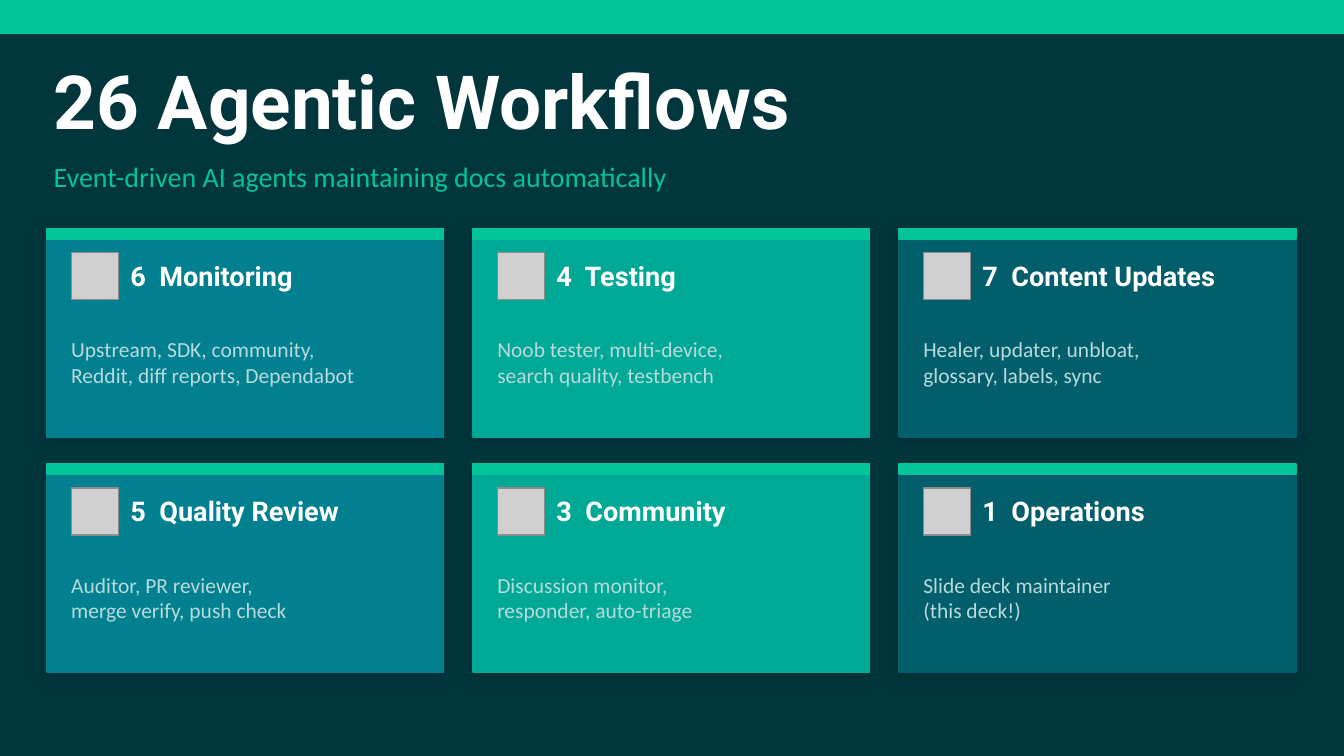
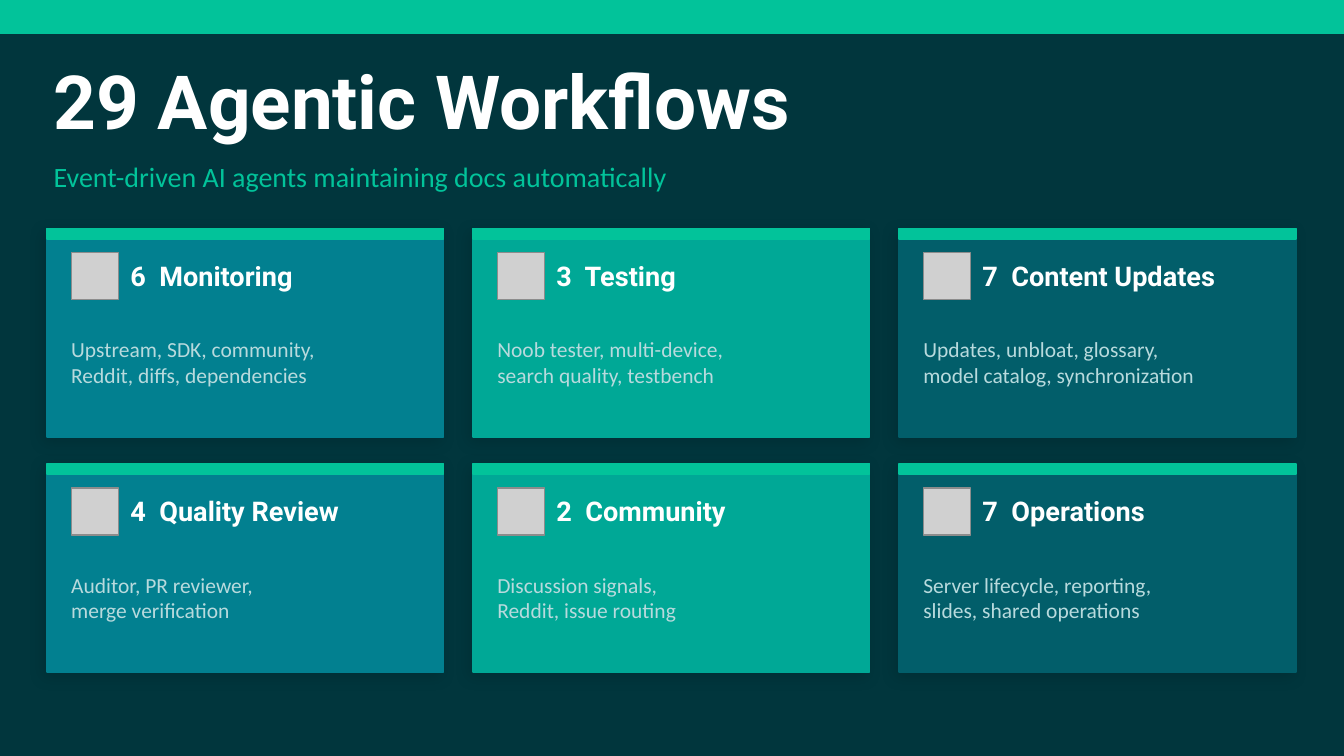
Before and after one commit to nicholasdbrady/foundry-docs, a slide deck: slide 5 of slides/foundry-docs-overview.pptx. Drawn at 1344x756 pixels with LibreOffice and Linux fonts; fonts in the diff are those of the drawing; grey boxes stand for pictures. Boxes give left, top, right and bottom in pixels: in the first picture for what was removed or moved away, otherwise in the second. Text is boxed around its words. In the diff, an @@ line names an element or a change of style, - is before the commit and + after.

```diff
--- a/slides/foundry-docs-overview.pptx
+++ b/slides/foundry-docs-overview.pptx
@@ text at box(54, 72, 789, 145): text changed @@
-26 Agentic Workflows
+29 Agentic Workflows
@@ text at box(556, 266, 676, 292): text changed @@
-4 Testing
+3 Testing
@@ text at box(923, 342, 1194, 387): text changed @@
-Healer, updater, unbloat,
-glossary, labels, sync
+Updates, unbloat, glossary,
+model catalog, synchronization
@@ text at box(71, 368, 307, 387): text changed @@
-Reddit, diff reports, Dependabot
+Reddit, diffs, dependencies
@@ text at box(130, 500, 339, 527): text changed @@
-5 Quality Review
+4 Quality Review
@@ text at box(556, 501, 725, 527): text changed @@
-3 Community
+2 Community
@@ text at box(982, 501, 1144, 527): text changed @@
-1 Operations
+7 Operations
@@ text at box(497, 578, 676, 622): text changed @@
-Discussion monitor,
-responder, auto-triage
+Discussion signals,
+Reddit, issue routing
@@ text at box(923, 578, 1151, 622): text changed @@
-Slide deck maintainer
-(this deck!)
+Server lifecycle, reporting,
+slides, shared operations
@@ text at box(71, 603, 230, 622): text changed @@
-merge verify, push check
+merge verification
```
Also in this commit, not shown: 8 other slides changed, 4 slides added, 1 slide removed, 1 other file.
